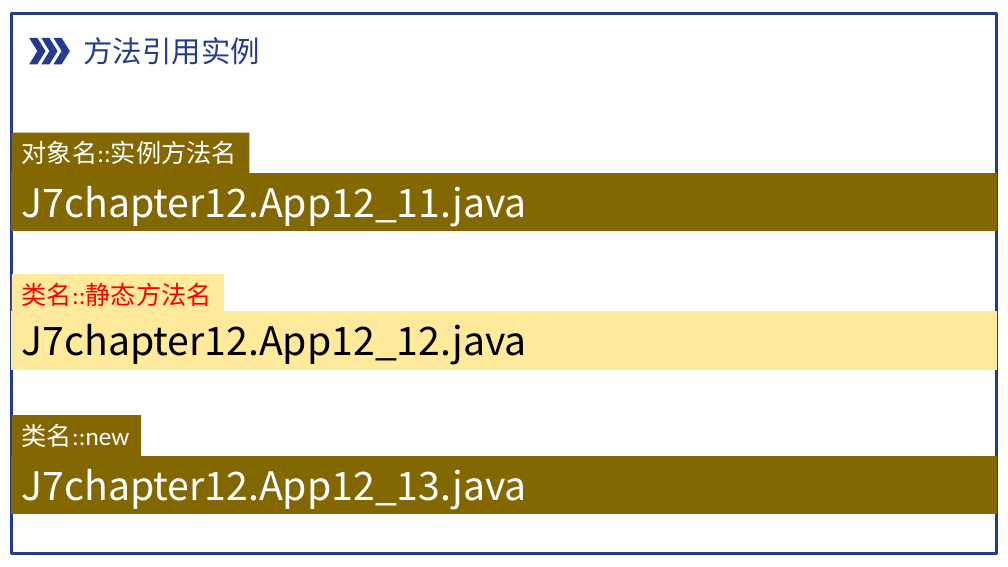
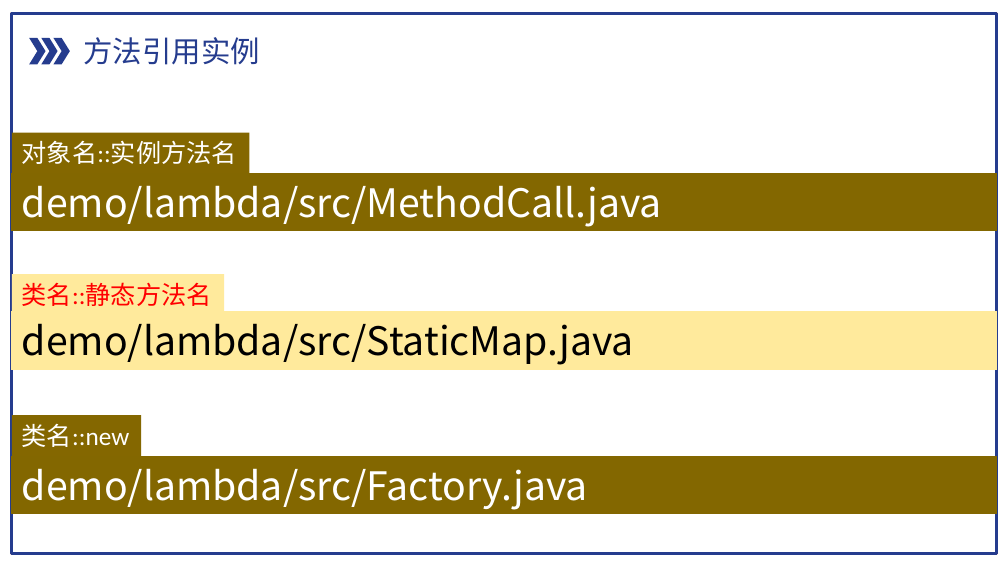
Before and after one commit to pdcxs/java-class-material, a slide deck: slide 29 of slides/08-Java面向对象编程-注解-反射-内部类-匿名内部类与Lambda表达式.pptx. Drawn at 1008x567 pixels with LibreOffice and Linux fonts; fonts in the diff are those of the drawing. Boxes give left, top, right and bottom in pixels: in the first picture for what was removed or moved away, otherwise in the second. Text is boxed around its words. In the diff, an @@ line names an element or a change of style, - is before the commit and + after.

Commit message:
generics and lambda

```diff
--- a/slides/08-Java面向对象编程-注解-反射-内部类-匿名内部类与Lambda表达式.pptx
+++ b/slides/08-Java面向对象编程-注解-反射-内部类-匿名内部类与Lambda表达式.pptx
@@ text in rectangle at [22, 185, 662, 227]: text changed @@
-J7chapter12.App12_11.java
+demo/lambda/src/MethodCall.java
@@ text in rectangle at [22, 323, 634, 365]: text changed @@
-J7chapter12.App12_12.java
+demo/lambda/src/StaticMap.java
@@ text in rectangle at [22, 468, 588, 510]: text changed @@
-J7chapter12.App12_13.java
+demo/lambda/src/Factory.java
```
Also in this commit, not shown: 6 other slides changed, 4 slides added, 38 other files.
